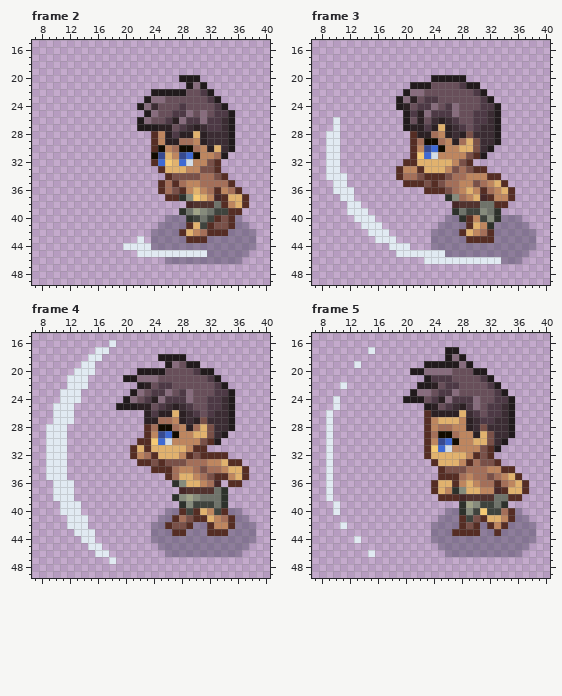
A pixel-art file gets an edit: Assets/Imported/Swordsmen/asperite_no_sword/Swordsman_lvl1_Walk_attack/Swordsman_lvl1_Walk_Attack_side_left.aseprite. This is how it looked before the edit.
64x64 pixels, 6 frames. Shown: frame 2: x 7..40, y 15..49; frame 3: x 7..40, y 15..49; frame 4: x 7..40, y 15..49; frame 5: x 7..40, y 15..49.
Once edited:
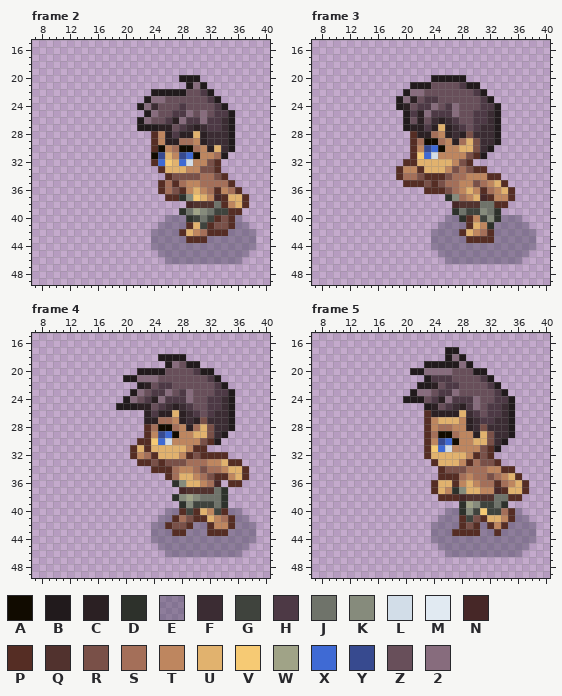
Palette (. is transparent): A #110b00  B #211a1c  C #2b2023  D #2d312b  E #28293f59  F #3b2c33  G #3f433d  H #4d3945  J #6f736a  K #868b7c  L #d2dde8  M #e1eaf2  N #462727  P #552d24  Q #51322e  R #795048  S #a46f59  T #be865f  U #e1b26e  V #f6ca74  W #a0a387  X #3f6ad4  Y #374a8f  Z #684f5a  2 #876c7d
Edits made:
layer "swing" now hidden
--- frame 2
@@ x 18..33 @@
 42 ......EEEEPUTSPP
-43 ....M.EEEEEPPPEE
-44 ..MMMMEEEEEEEEEE
-45 ....MMMMMMMMMMEE
+43 ......EEEEEPPPEE
+44 ......EEEEEEEEEE
+45 .......EEEEEEEEE
 46 ........EEEEEEEE
--- frame 3
@@ x 7..40 @@
 25 .............BHC2HHH2ZZHHFB.......
-26 ...M.........BZCZFCFHZZHHFB.......
-27 ...M.........BCCHCUCFHZHFFB.......
-28 ..MM..........PCCSTCFCRFFFB.......
-29 ..MM..........PSAASTCSURFFB.......
-30 ..MM..........PTYXATTUURFB........
-31 ..MM..........PVXLTTTTRPB.........
-32 ..MM.........PPUUUUUTRP...........
-33 ..MM........PTTPUUUTRSRPP.........
-34 ..MMM.......PSSRPPPRSSTTTPP.......
-35 ...MM........PPPRPRSSTTRSTUP......
-36 ...MMM..........PPPRSTUTPSTUP.....
-37 ....MM.............DKSTUNPTTP.....
-38 .....MM.............NQQQJJPP......
-39 .....MMM............DJGGKJD.......
-40 ......MMM..........EEDPTGKDEEE....
-41 .......MMM........EEEEPUTDEEEEE...
-42 ........MMM......EEEEPUTSPEEEEEE..
-43 .........MMM.....EEEEEPPPPEEEEEE..
-44 ...........MMM...EEEEEEEEEEEEEEE..
-45 ............MMMMMMMEEEEEEEEEEEE...
-46 ................MMMMMMMMMMMEEE....
+26 .............BZCZFCFHZZHHFB.......
+27 .............BCCHCUCFHZHFFB.......
+28 ..............PCCSTCFCRFFFB.......
+29 ..............PSAASTCSURFFB.......
+30 ..............PTYXATTUURFB........
+31 ..............PVXLTTTTRPB.........
+32 .............PPUUUUUTRP...........
+33 ............PTTPUUUTRSRPP.........
+34 ............PSSRPPPRSSTTTPP.......
+35 .............PPPRPRSSTTRSTUP......
+36 ................PPPRSTUTPSTUP.....
+37 ...................DKSTUNPTTP.....
+38 ....................NQQQJJPP......
+39 ....................DJGGKJD.......
+40 ...................EEDPTGKDEEE....
+41 ..................EEEEPUTDEEEEE...
+42 .................EEEEPUTSPEEEEEE..
+43 .................EEEEEPPPPEEEEEE..
+44 .................EEEEEEEEEEEEEEE..
+45 ..................EEEEEEEEEEEEE...
+46 ...................EEEEEEEEEEE....
 47 ..................................
--- frame 4
@@ x 7..20 @@
 15 ..............
-16 ...........M..
-17 .........MM...
-18 ........MM....
-19 .......MM.....
-20 ......MMM.....
-21 .....MMM.....B
-22 .....MMM......
-23 ....MMM.......
-24 ....MMM......B
-25 ...MMM......BB
-26 ...MMM........
-27 ...MMM........
-28 ..MMM.........
-29 ..MMM.........
-30 ..MMM.........
-31 ..MMM.........
-32 ..MMM.........
-33 ..MMM.........
-34 ..MMM.........
-35 ..MMM.........
-36 ...MMM........
-37 ...MMM........
-38 ...MMM........
-39 ....MMM.......
-40 ....MMM.......
-41 .....MMM......
-42 .....MMM......
-43 ......MMM.....
-44 .......MM.....
-45 ........MM....
-46 .........MM...
-47 ...........M..
+16 ..............
+17 ..............
+18 ..............
+19 ..............
+20 ..............
+21 .............B
+22 ..............
+23 ..............
+24 .............B
+25 ............BB
+26 ..............
+27 ..............
+28 ..............
+29 ..............
+30 ..............
+31 ..............
+32 ..............
+33 ..............
+34 ..............
+35 ..............
+36 ..............
+37 ..............
+38 ..............
+39 ..............
+40 ..............
+41 ..............
+42 ..............
+43 ..............
+44 ..............
+45 ..............
+46 ..............
+47 ..............
 48 ..............
--- frame 5
@@ x 7..17 @@
 16 ...........
-17 ........M..
+17 ...........
 18 ...........
-19 ......M....
+19 ...........
 20 ...........
 21 ...........
-22 ....M......
+22 ...........
 23 ...........
-24 ...M.......
-25 ...M.......
-26 ..M........
-27 ..M........
-28 ..M........
-29 ..M........
-30 ..M........
-31 ..M........
-32 ..M........
-33 ..M........
-34 ..M........
-35 ..M........
-36 ..M........
-37 ..M........
-38 ..M........
-39 ...M.......
-40 ...M.......
+24 ...........
+25 ...........
+26 ...........
+27 ...........
+28 ...........
+29 ...........
+30 ...........
+31 ...........
+32 ...........
+33 ...........
+34 ...........
+35 ...........
+36 ...........
+37 ...........
+38 ...........
+39 ...........
+40 ...........
 41 ...........
-42 ....M......
+42 ...........
 43 ...........
-44 ......M....
+44 ...........
 45 ...........
-46 ........M..
+46 ...........
 47 ...........
Where, in picture pixels (left, top, right, bottom), the same in both pictures:
changed: (123, 236, 207, 257)
changed: (326, 117, 501, 264)
erased: (46, 340, 116, 564)
erased: (326, 347, 375, 557)
